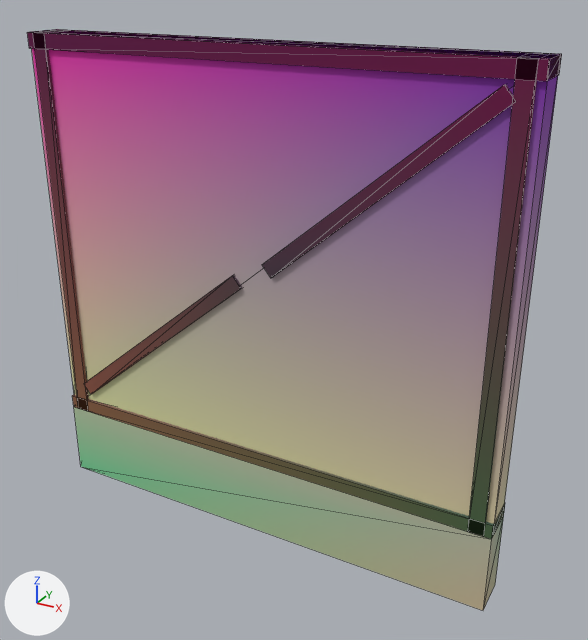
The glTF model assets/kit/burg_wall_3m.glb, before and after one commit.
One viewpoint serves both versions: a 50 mm lens placed at (2.29, -3.78, 3.37), pointed at (0.17, 0.07, 1.45). The axes (+X, +Y, +Z) are drawn at lower left. The lights are the same throughout. The older version comes first. Mesh edges are drawn as thin lines. Vertices at exactly the same position are counted once.

Names of what the first picture shows: 'base_course', 'plaster', 'timbers'.
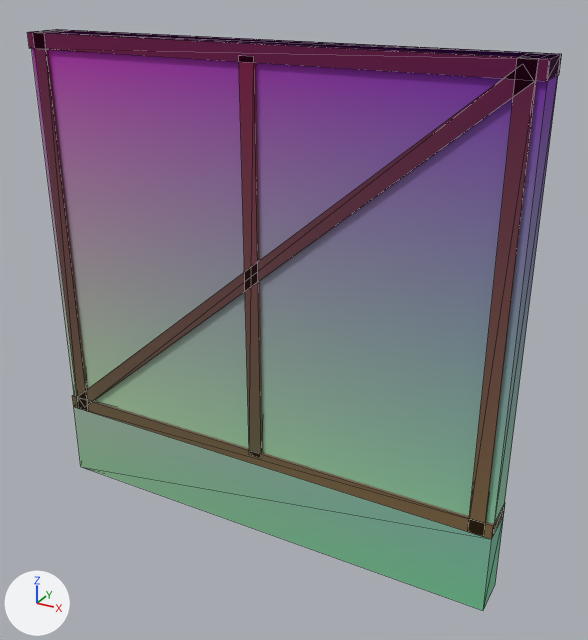
Where the change shows, as pixel boxes (x1, y1, x2, y2) in the pictures (588 x 640 px; the box of a moved part takes in the faces that stretch with it):
part 1 of me_base_course, recoloured: (74, 407, 492, 540) in both
part 2 of me_base_course, recoloured: (83, 467, 504, 610) in both
part 3 of me_plaster, recoloured: before (32, 48, 515, 396); after (32, 48, 503, 395)
part 4 of me_plaster, recoloured: before (89, 86, 548, 528); after (95, 98, 548, 528)
part 5 of me_plaster, recoloured: (494, 141, 547, 524) in both
part 6 of me_timbers, moved or reshaped: before (262, 87, 510, 278); after (262, 433, 263, 453)
part 7 of me_timbers, recoloured: (30, 47, 537, 539) in both

What the commit changed:
me_base_course has 8 vertices, 12 faces and spans x -1.5..1.5, y -0.12..0.12, z 0.0..0.5.
me_base_course is used by ob_base_course; location (0.0, 0.0, 0.0).
me_base_course part 1: 6 faces centred in x -1.5..0.5, y -0.12..0.12, z 0.0..0.33 are repainted in the vertex colours; the middle colour goes from green #a1ecbd to green #a7e5bd.
me_base_course part 2: 4 faces centred in x 0.5..1.5, y -0.12..0.04, z 0.0..0.33 are repainted in the vertex colours; the middle colour goes from pale yellow #d9dcbd to green #88e9bd.
me_plaster has 8 vertices, 12 faces and spans x -1.5..1.5, y -0.1..0.1, z 0.5..3.0.
me_plaster is used by ob_plaster; location (0.0, 0.0, 0.0).
me_plaster part 3: 3 faces centred in x -1.5..-0.5, y -0.1..0.1, z 2.17 are repainted in the vertex colours; the middle colour goes from pink #f000ce to pink #c300ce.
me_plaster part 4: 3 faces centred in x 0.5..1.5, y -0.1..0.1, z 1.33 are repainted in the vertex colours; the middle colour goes from beige #e4e0bd to green #9be2bd.
me_plaster part 5: 1 face centred in x 1.5, y -0.03, z 2.17 is repainted in the vertex colours; the middle colour goes from beige #e9e0bd to green #95e1bd.
me_timbers has 48 vertices, 72 faces and spans x -1.5..1.5, y -0.12..0.12, z 0.5..3.0.
me_timbers is used by ob_timbers; location (0.0, 0.0, 0.0).
Before the commit, vertices of me_timbers: 32 (-1.32, -0.12, 0.65) at pixel (90, 394), 33 (-1.38, -0.12, 0.71) at pixel (83, 383), 34 (-0.13, -0.12, 1.73) at pixel (232, 275), 35 (-0.07, -0.12, 1.67) at pixel (240, 288), 36 (-1.32, 0.12, 0.65).
Before the commit, vertices of me_timbers: 37 (-1.38, 0.12, 0.71), 38 (-0.13, 0.12, 1.73), 39 (-0.07, 0.12, 1.67).
Part 6, on me_timbers:
Vertices 32, 33, 36, 37 of me_timbers move by (-0.07, 0.0, -0.12).
Vertices 34, 35, 38, 39 of me_timbers move by (1.52, 0.0, 1.24).
Vertex 40 of me_timbers moves from (0.13, -0.12, 1.77) at pixel (270, 278) to (-0.05, -0.12, 0.56) at pixel (249, 454).
Vertex 41 of me_timbers moves from (0.07, -0.12, 1.83) at pixel (261, 264) to (-0.05, -0.12, 2.94) at pixel (238, 55).
Vertex 42 of me_timbers moves from (1.32, -0.12, 2.88) at pixel (504, 84) to (-0.05, 0.12, 0.56).
Vertex 43 of me_timbers moves from (1.38, -0.12, 2.82) at pixel (515, 101) to (-0.05, 0.12, 2.94).
Vertex 44 of me_timbers moves from (0.13, 0.12, 1.77) to (0.05, -0.12, 0.56) at pixel (261, 458).
Vertex 45 of me_timbers moves from (0.07, 0.12, 1.83) to (0.05, -0.12, 2.94) at pixel (253, 56).
Vertex 46 of me_timbers moves from (1.32, 0.12, 2.88) to (0.05, 0.12, 0.56).
Vertex 47 of me_timbers moves from (1.38, 0.12, 2.82) to (0.05, 0.12, 2.94).
me_timbers part 7: 62 kept faces spanning x -1.5..1.5, y -0.12..0.12, z 0.5..3.0 get new vertex colours.
